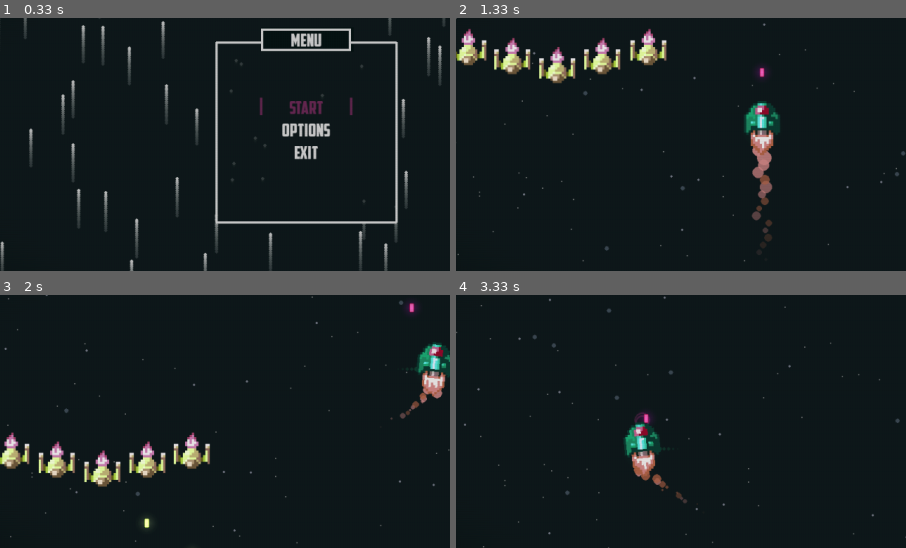
Above: before the commit, frames 1-4 (two rows, left to right).
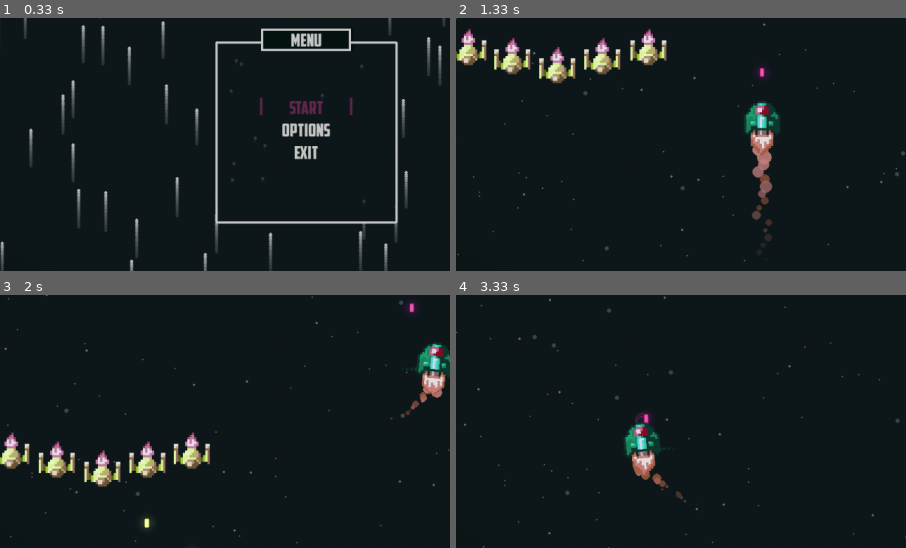
Above: after the commit, the same moments.

Repository: g-brrzzn/shootemup-Pygame
Game: pygame game, started from Game.py
Two runs of this game, one before a commit and one after it. Both use one fixed random seed, a clock stepped at 60 frames per second and the inputs below.
Inputs:
- Up to frame 1 (0.33 s): no input
- Up to frame 2 (1.33 s): tap Enter at 0.33 s; tap Space at 0.67, 1.07 s; hold Up from 1 s (still down)
- Up to frame 3 (2 s): tap Space at 1.37, 1.57, 1.87 s; release Up at 1.47 s; hold Right 1.5-1.97 s
- Up to frame 4 (3.33 s): hold Left 2-2.53 s; tap Space at 2.07, 2.37, 2.63, 2.97, 3.27 s; hold Down 2.57-2.87 s; hold Left 2.9-3.3 s
The pictures show only the part of the screen within x 16-66%, y 27-77%; the shares and areas given below are measured in that part.

Frame 1 is identical in both runs. In frame 2, less than 0.1% of the frame differs, in the area x 65-71%, y 51-85%; in frame 3, less than 0.1%; in frame 4, less than 0.1%.

Commit message:
Add missing dt to trail timer and correct hit-stop crash duration

Diff:
--- a/Game.py
+++ b/Game.py
@@ -52,12 +52,12 @@
     pygame.display.gl_set_attribute(
         pygame.GL_CONTEXT_PROFILE_MASK, pygame.GL_CONTEXT_PROFILE_CORE
     )
-    screen = pygame.display.set_mode(config.window_size, display_flags, vsync=True)
+    screen = pygame.display.set_mode(config.window_size, display_flags, vsync=False)
     shader_manager = ShaderManager(config.INTERNAL_RESOLUTION, screen.get_size())
     game_surface = shader_manager.get_draw_surface()
     g_engine.shader_manager = shader_manager
 else:
-    screen = pygame.display.set_mode(config.window_size, display_flags, vsync=True)
+    screen = pygame.display.set_mode(config.window_size, display_flags, vsync=False)
     shader_manager = None
     g_engine.shader_manager = None
     game_surface = pygame.Surface(config.INTERNAL_RESOLUTION, pygame.SRCALPHA)
@@ -230,11 +230,11 @@
 
     def update(self):
         dt, self.last_time = delta_time(self.last_time)
-        if dt > 3.0:
-            dt = 3.0
+        if dt > 0.1:
+            dt = 0.1
 
         if g_engine.hit_stop_frames > 0:
-            g_engine.hit_stop_frames -= 1
+            g_engine.hit_stop_frames -= dt
             g_engine.explosion_system.update(dt)
             g_engine.spark_system.update(dt)
             return
@@ -290,7 +290,7 @@
 
             if len(hits) > 0:
                 g_engine.player.take_damage()
-                g_engine.hit_stop_frames = 5
+                g_engine.hit_stop_frames = 0.08
                 if config.apply_controller_vibration and g_engine.joystick:
                     g_engine.joystick.rumble(50, 200, 100)
                 for h in reversed(hits):
@@ -367,11 +367,11 @@
         )
         if player_crashes:
             g_engine.player.take_damage()
-            g_engine.hit_stop_frames = 5
+            g_engine.hit_stop_frames = 0.08
             if config.apply_controller_vibration and g_engine.joystick:
                 g_engine.joystick.rumble(50, 200, 100)
             for enemy in player_crashes:
-                g_engine.screen_shake = max(g_engine.screen_shake, 5)
+                g_engine.screen_shake = max(g_engine.screen_shake, 0.1)
                 if not isinstance(enemy, Boss):
                     enemy.kill()
 
@@ -532,7 +532,7 @@
 
         render_offset = [0, 0]
         if g_engine.screen_shake > 0:
-            g_engine.screen_shake -= 1
+            g_engine.screen_shake -= clock.get_time() / 1000.0
             render_offset[0] = random.randint(-4, 4)
             render_offset[1] = random.randint(-4, 4)
 
--- a/classes/Player.py
+++ b/classes/Player.py
@@ -25,6 +25,7 @@
         self.firing = False
         self.last_time = time()
         self.last_shot = self.last_time
+        self.trail_timer = 0.0
 
         self.original_sprites = [
             g_engine.assets.get_image("player_idle1"),
@@ -224,7 +225,8 @@
     def upgrade(self):
         self.power_level = min(self.power_level + 1, 3)
 
-    def update_particles(self):
+    def update_particles(self, dt):
+        self.trail_timer += dt
         offset_x = randint(-12, 12)
         p_x = self.rect.centerx + offset_x
         p_y = self.rect.bottom - 20
@@ -238,9 +240,9 @@
         self.exhaust_particles.append([p_x, p_y, radius, color, 255])
 
         for p in self.exhaust_particles[:]:
-            p[1] += 5
-            p[2] -= 0.5
-            p[4] -= 15
+            p[1] += 300.0 * dt
+            p[2] -= 30.0 * dt
+            p[4] -= 900.0 * dt
 
             if p[2] <= 0 or p[4] <= 0:
                 try:
@@ -248,17 +250,19 @@
                 except ValueError:
                     pass
 
-        self.trail.append((self.rect.centerx, self.rect.centery))
-        if len(self.trail) > 12:
-            self.trail.pop(0)
+        if self.trail_timer >= 0.015:
+            self.trail.append((self.rect.centerx, self.rect.centery))
+            if len(self.trail) > 12:
+                self.trail.pop(0)
+            self.trail_timer = 0.0
 
     def update(self, dt):
         self.last_time = time()
-        self.update_particles()
+        self.update_particles(dt)
 
         max_flash_radius = 25
         for flash in self.muzzle_flashes[:]:
-            flash[1] += flash[2]
+            flash[1] += (flash[2] * 60.0 * dt)
             if flash[1] > max_flash_radius:
                 self.muzzle_flashes.remove(flash)
 
@@ -374,7 +378,7 @@
                 speed=-375,
             )
             pygame.mixer.Sound.play(g_engine.assets.get_sound("hit"))
-            g_engine.screen_shake = 15
+            g_engine.screen_shake = 0.25
 
     def getLife(self):
         return self.life
